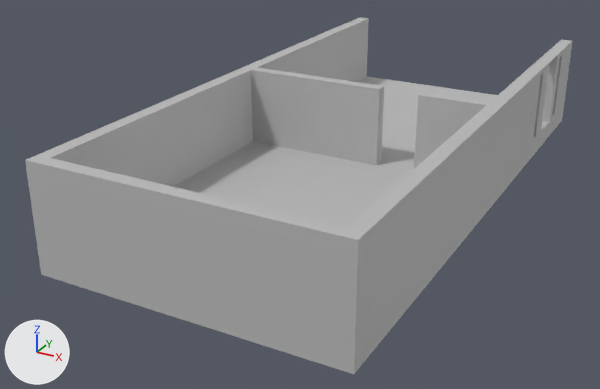
The FBX model Kitchen Panic/Assets/Levelstrukturen/1. Level/Raum/Raum.fbx: old version first, new version second.
Rendered twice from a 50 mm camera at (11.23, -10.95, 8.26) aimed at (2.02, 5.79, -0.11). Lighting does not change. The marker at lower left points along +X, +Y and +Z. Where no turn or scale is listed for an object, it has been applied to the vertices.

In view in the first picture: 'Raum'.
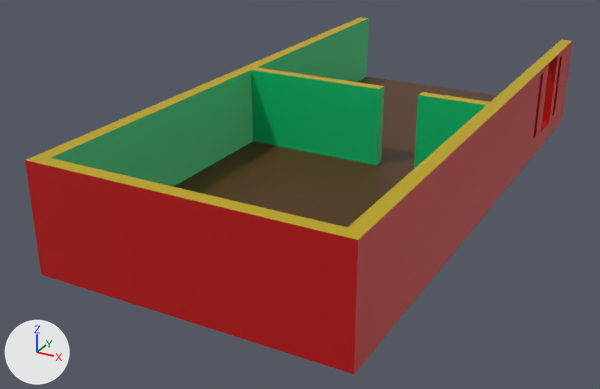
Changed parts and their boxes [x1, y1, x2, y2] in the pictures (600 x 389 px):
part 1 of me_mesh, recoloured (grey to yellow): [26, 17, 572, 240] in both
part 2 of me_mesh, recoloured (grey to yellow): [27, 158, 358, 240] in both
part 3 of me_mesh, recoloured (grey to green): [51, 19, 486, 187] in both
part 4 of me_mesh, recoloured (grey to brown): [494, 41, 573, 203] in both
part 5 of me_mesh, recoloured (grey to red): [25, 160, 358, 374] in both
part 6 of me_mesh, recoloured (grey to brown): [354, 105, 504, 374] in both
part 7 of me_mesh, recoloured (grey to brown): [174, 77, 498, 227] in both

The edits, one by one:
Material 'lambert26' (mat_lambert26) is new.
Its base color is (0.0, 0.5, 0.154) (green #00bc6d).
Material 'lambert27' (mat_lambert27) is new.
Its base color is (0.5, 0.0, 0.0) (red #bc0000).
Material 'lambert25' (mat_lambert25) is new.
Its base color is (0.087, 0.0306, 0.00557) (brown #533111).
Material 'lambert28' (mat_lambert28) is new.
Its base color is (0.5, 0.365, 0.0) (yellow #bca300).
me_mesh has 69 vertices, 79 faces and spans x -0.5..6.5, y -0.5..14.5, z 0.0..2.5.
me_mesh is used by ob_raum; location (0.0, 0.0, 0.0).
me_mesh part 1: 14 of the faces centred in x -0.3..6.3, y 3.4..14.5, z 1.4..2.5 switch from mat_lambert1 (grey #bcbcbc) to mat_lambert28 (yellow #bca300).
me_mesh part 2: 1 of the faces centred in x 3.0, y -0.3, z 2.5 switch from mat_lambert1 (grey #bcbcbc) to mat_lambert28 (yellow #bca300).
me_mesh part 3: 20 of the faces centred in x -0.2..6.2, y -0.2..13.9, z 1.5..2.5 switch from mat_lambert1 (grey #bcbcbc) to mat_lambert26 (green #00bc6d).
me_mesh part 4: 28 of the faces centred in x 6.3..6.5, y 8.5..13.9, z 0.2..2.5 switch from mat_lambert1 (grey #bcbcbc) to mat_lambert27 (red #bc0000).
me_mesh part 5: 1 of the faces centred in x 3.0, y -0.5, z 1.2 switch from mat_lambert1 (grey #bcbcbc) to mat_lambert27 (red #bc0000).
me_mesh part 6: 1 of the faces centred in x 6.5, y 3.4, z 1.2 switch from mat_lambert1 (grey #bcbcbc) to mat_lambert27 (red #bc0000).
me_mesh part 7: all 12 faces centred in x 1.1..5.6, y 3.5..14.1, z 0.5 switch from mat_lambert1 (grey #bcbcbc) to mat_lambert25 (brown #533111).
